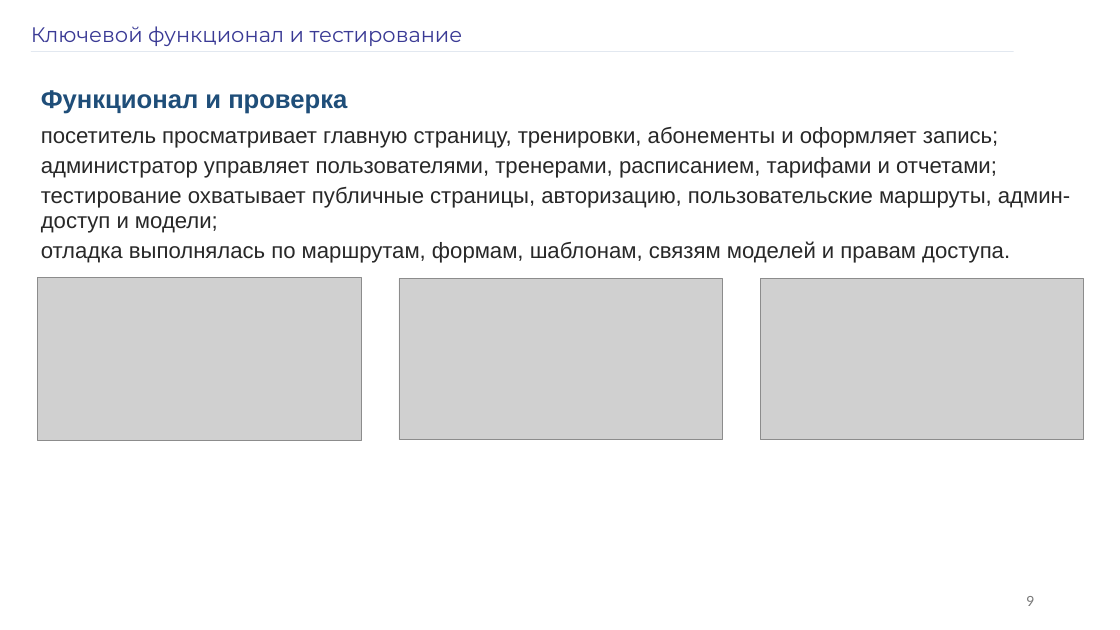
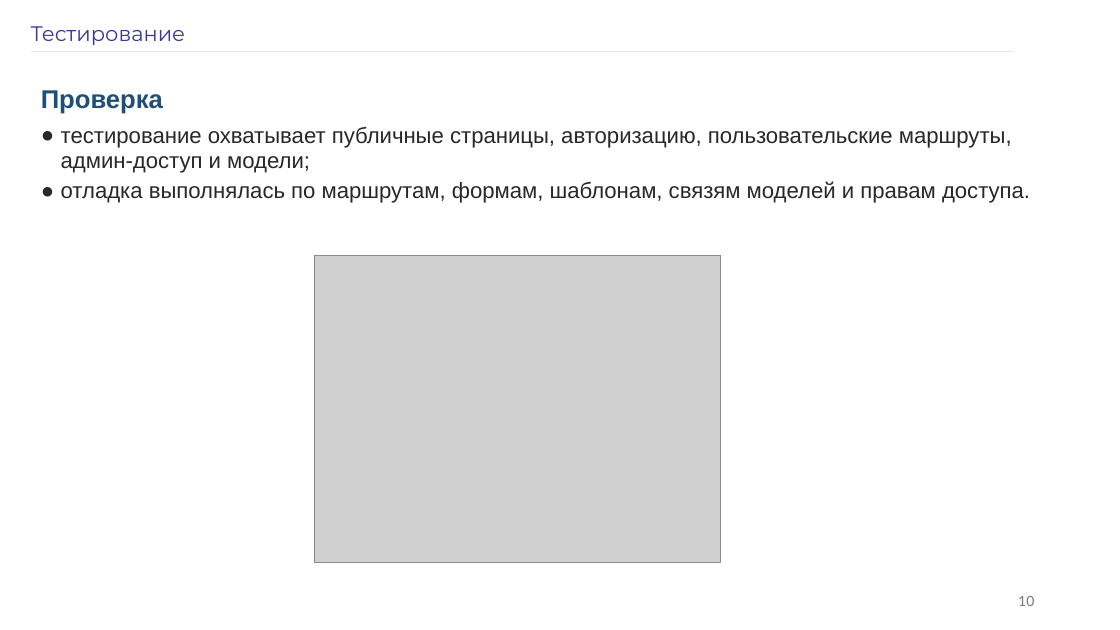
Before and after one commit to 9onin/fitness_gym_app, a slide deck: slide 10 of docs/Черников_Никита_презентация_ВКР_по_шаблону.pptx (slide 9 before the commit). Drawn at 1120x630 pixels with LibreOffice and Linux fonts; fonts in the diff are those of the drawing; grey boxes stand for pictures. Boxes give left, top, right and bottom in pixels: in the first picture for what was removed or moved away, otherwise in the second. Text is boxed around its words. In the diff, an @@ line names an element or a change of style, - is before the commit and + after.

```diff
--- a/docs/Черников_Никита_презентация_ВКР_по_шаблону.pptx
+++ b/docs/Черников_Никита_презентация_ВКР_по_шаблону.pptx
@@ text at (31,26,185,45): text changed @@
-Ключевой функционал и тестирование
+Тестирование
@@ text at (41,90,163,114): text changed; size 19 to 22 pt; text colour #282828 to #1F4E79; bold on @@
-Функционал и проверка
-посетитель просматривает главную страницу, тренировки, абонементы и оформляет запись;
-администратор управляет пользователями, тренерами, расписанием, тарифами и отчетами;
+Проверка
@@ text at (61,127,1030,203): bullet none to ● @@
@@ picture added at (314,255,721,562) @@
@@ picture removed at (38,277,361,440) @@
@@ picture removed at (399,279,723,440) @@
@@ picture removed at (760,279,1084,440) @@
@@ page number at (1018,596,1034,606): text changed @@
-9
+10
```
Also in this commit, not shown: 11 other slides changed, 1 slide added, 13 other files.
